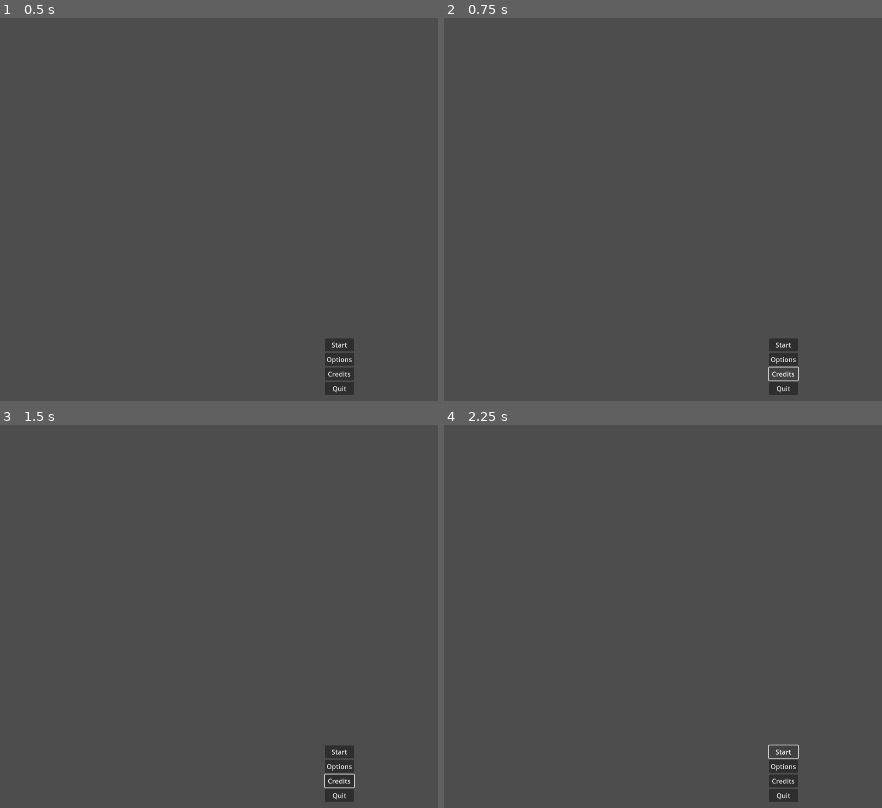
Above: before the commit, frames 1-4 (two rows, left to right).
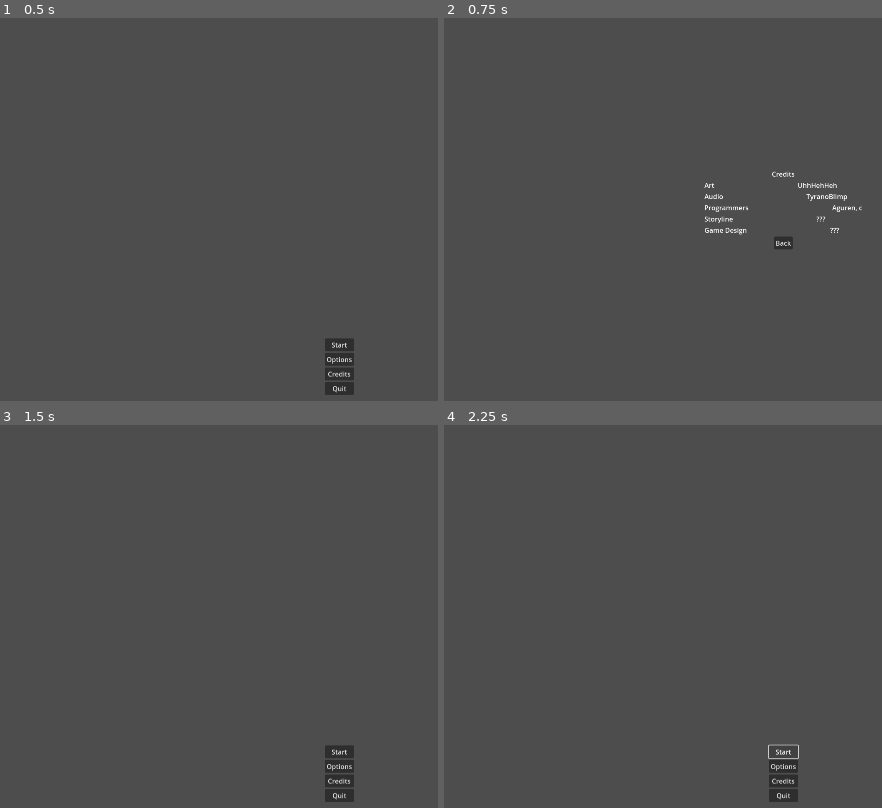
Above: after the commit, the same moments.

Repository: sentientfish/brackygamejam20251
Game: Godot game, scene res://menu.tscn
Two runs of this game, one before a commit and one after it. Both use one fixed random seed, a clock stepped at 60 frames per second and the inputs below.
Inputs (mouse positions are in pixels of both pictures, inside the frame that each line leads up to):
- Up to frame 1 (0.5 s): no input
- Up to frame 2 (0.75 s): click "Credits" at 0.5 s
- Up to frame 3 (1.5 s): click (337, 650) at 1.25 s, where only the run after the commit has a clickable "Back"
- Up to frame 4 (2.25 s): click "Start" at 2 s

Frame 1 is identical in both runs. In frame 2, 1.4% of the frame differs, in the area x 59-96%, y 39-99%; in frame 3, less than 0.1%; in frame 4, nothing differs.

Commit message:
credits menu

Diff:
--- /dev/null
+++ b/credits.gd
@@ -0,0 +1,16 @@
+extends Control
+
+
+# Called when the node enters the scene tree for the first time.
+func _ready() -> void:
+	pass # Replace with function body.
+
+
+# Called every frame. 'delta' is the elapsed time since the previous frame.
+func _process(delta: float) -> void:
+	pass
+
+
+func _on_credits_back_button_pressed() -> void:
+	print("Credits Back BUtton Pressed!")
+	get_tree().change_scene_to_file("res://menu.tscn")
--- /dev/null
+++ b/credits.tscn
@@ -0,0 +1,98 @@
+[gd_scene load_steps=2 format=3 uid="uid://by023l637sh51"]
+
+[ext_resource type="Script" path="res://credits.gd" id="1_sni4h"]
+
+[node name="Credits" type="Control"]
+layout_mode = 3
+anchors_preset = 15
+anchor_right = 1.0
+anchor_bottom = 1.0
+grow_horizontal = 2
+grow_vertical = 2
+script = ExtResource("1_sni4h")
+
+[node name="MarginContainer" type="MarginContainer" parent="."]
+layout_mode = 1
+anchors_preset = 15
+anchor_right = 1.0
+anchor_bottom = 1.0
+grow_horizontal = 2
+grow_vertical = 2
+
+[node name="VBoxContainer" type="VBoxContainer" parent="MarginContainer"]
+layout_mode = 2
+size_flags_horizontal = 4
+size_flags_vertical = 4
+
+[node name="Label" type="Label" parent="MarginContainer/VBoxContainer"]
+layout_mode = 2
+size_flags_horizontal = 4
+text = "Credits"
+
+[node name="CreditsArtsContainer" type="HBoxContainer" parent="MarginContainer/VBoxContainer"]
+layout_mode = 2
+theme_override_constants/separation = 200
+
+[node name="Label" type="Label" parent="MarginContainer/VBoxContainer/CreditsArtsContainer"]
+layout_mode = 2
+text = "Art"
+
+[node name="Label2" type="Label" parent="MarginContainer/VBoxContainer/CreditsArtsContainer"]
+layout_mode = 2
+text = "UhhHehHeh"
+
+[node name="CreditsMusicContainer" type="HBoxContainer" parent="MarginContainer/VBoxContainer"]
+layout_mode = 2
+theme_override_constants/separation = 200
+
+[node name="Label" type="Label" parent="MarginContainer/VBoxContainer/CreditsMusicContainer"]
+layout_mode = 2
+text = "Audio"
+
+[node name="Label2" type="Label" parent="MarginContainer/VBoxContainer/CreditsMusicContainer"]
+layout_mode = 2
+text = "TyranoBlimp"
+
+[node name="CreditsProgrammerContainer" type="HBoxContainer" parent="MarginContainer/VBoxContainer"]
+layout_mode = 2
+theme_override_constants/separation = 200
+
+[node name="Label" type="Label" parent="MarginContainer/VBoxContainer/CreditsProgrammerContainer"]
+layout_mode = 2
+text = "Programmers"
+
+[node name="Label2" type="Label" parent="MarginContainer/VBoxContainer/CreditsProgrammerContainer"]
+layout_mode = 2
+text = "Aguren, c"
+
+[node name="CreditsStorylineContainer" type="HBoxContainer" parent="MarginContainer/VBoxContainer"]
+layout_mode = 2
+theme_override_constants/separation = 200
+
+[node name="Label" type="Label" parent="MarginContainer/VBoxContainer/CreditsStorylineContainer"]
+layout_mode = 2
+text = "Storyline"
+
+[node name="Label2" type="Label" parent="MarginContainer/VBoxContainer/CreditsStorylineContainer"]
+layout_mode = 2
+text = "???"
+
+[node name="CreditsGameDesignContainer" type="HBoxContainer" parent="MarginContainer/VBoxContainer"]
+layout_mode = 2
+theme_override_constants/separation = 200
+
+[node name="Label" type="Label" parent="MarginContainer/VBoxContainer/CreditsGameDesignContainer"]
+layout_mode = 2
+text = "Game Design"
+
+[node name="Label2" type="Label" parent="MarginContainer/VBoxContainer/CreditsGameDesignContainer"]
+layout_mode = 2
+text = "???"
+
+[node name="CreditsBackButton" type="Button" parent="MarginContainer/VBoxContainer"]
+layout_mode = 2
+size_flags_horizontal = 4
+size_flags_vertical = 8
+text = "Back"
+
+[connection signal="pressed" from="MarginContainer/VBoxContainer/CreditsBackButton" to="." method="_on_credits_back_button_pressed"]
--- a/menu.gd
+++ b/menu.gd
@@ -22,6 +22,7 @@
 
 func _on_credits_button_pressed() -> void:
 	print("Credits Button Pressed!")
+	get_tree().change_scene_to_file("res://credits.tscn")
 
 
 func _on_quit_button_pressed() -> void:
